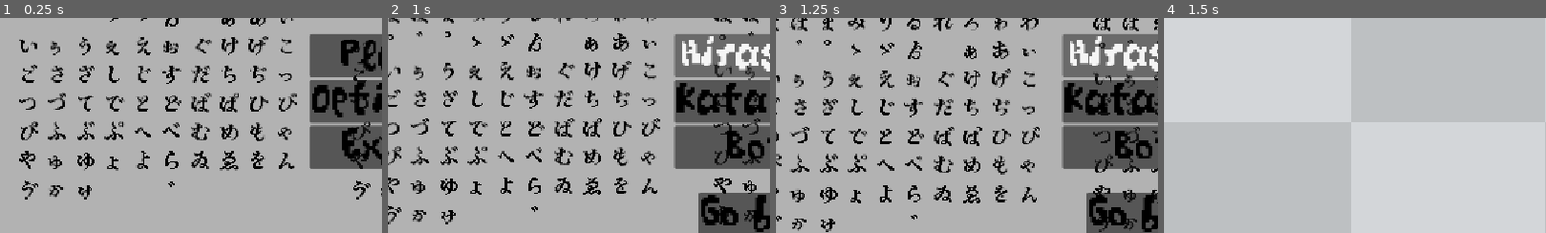
Above: before the commit, frames 1-4 (left to right).
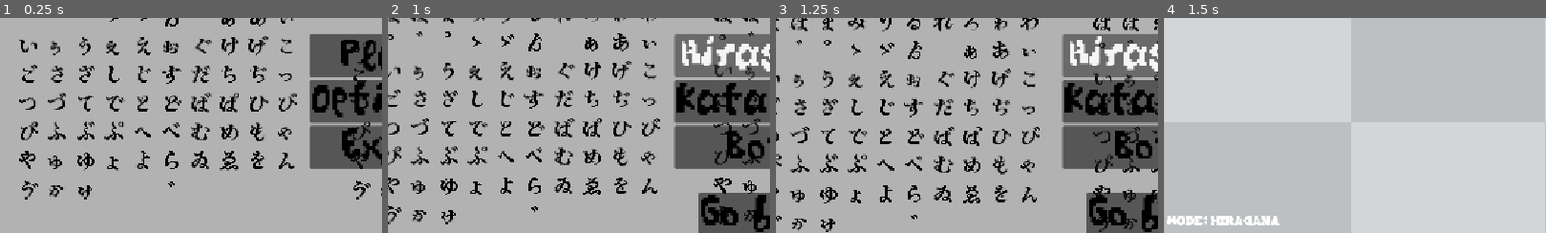
Above: after the commit, the same moments.

Repository: 6iovani/KanaGame
Game: Godot game, scene res://main_menu.tscn
Two runs of this game, one before a commit and one after it. Both use one fixed random seed, a clock stepped at 60 frames per second and the inputs below.
Inputs:
- Up to frame 1 (0.25 s): no input
- Up to frame 2 (1 s): click "Play" at 0.5 s
- Up to frame 3 (1.25 s): no input
- Up to frame 4 (1.5 s): click "Hiragana" at 1.25 s
The pictures show only the part of the screen within x 0-50%, y 31-81%; the shares and areas given below are measured in that part.

Frames 1-3 are identical in both runs. In frame 4, 0.9% of the frame differs, in the area x 0-31%, y 92-97%.

Commit message:
just a in game display label  for the current mode

Diff:
--- a/Main.tscn
+++ b/Main.tscn
@@ -4,6 +4,7 @@
 [ext_resource type="PackedScene" uid="uid://dydy08duw2lhf" path="res://player.tscn" id="2_r0du0"]
 [ext_resource type="PackedScene" uid="uid://cjws5283tyejx" path="res://kana.tscn" id="3_r0du0"]
 [ext_resource type="PackedScene" uid="uid://cynljsuhqjjfo" path="res://kana_spawner.tscn" id="4_cm0pq"]
+[ext_resource type="FontFile" uid="uid://clbk3ugcplies" path="res://other assets/TomAndJerry.ttf" id="5_fos0i"]
 
 [sub_resource type="GDScript" id="GDScript_cm0pq"]
 script/source = "extends Node2D
@@ -21,6 +22,7 @@
 	player.press_enter.connect(_on_enter_pressed)
 	player.player_death.connect(_on_player_death)
 	print(\"selected mode: \", GameState.selected_mode)
+	$mode_display.text += GameState.selected_mode
 
 
 func _on_enter_pressed(input: String) -> void:
@@ -96,6 +98,17 @@
 wait_time = 8.0
 autostart = true
 
+[node name="mode_display" type="Label" parent="." unique_id=32774584]
+offset_left = 5.0
+offset_top = 464.0
+offset_right = 313.0
+offset_bottom = 543.0
+theme_override_fonts/font = ExtResource("5_fos0i")
+theme_override_font_sizes/font_size = 16
+text = "Mode: "
+vertical_alignment = 1
+autowrap_mode = 2
+
 [connection signal="timeout" from="difficulty_timer" to="." method="_on_difficulty_timer_timeout"]
 
 [editable path="kana_spawner"]
--- a/kana.gd
+++ b/kana.gd
@@ -44,7 +44,7 @@
 		kana_dicts = [hiragana]
 	elif GameState.selected_mode == "katakana":
 		kana_dicts.append(katakana)
-	elif GameState.selected_mode == "both":
+	elif GameState.selected_mode == "hiragana + katakana":
 		kana_dicts.append(hiragana)
 		kana_dicts.append(katakana)
 
--- a/main_menu.gd
+++ b/main_menu.gd
@@ -46,7 +46,7 @@
 	print("both button pressed")
 
 	mode_selected.emit("hiragana + katakana")
-	GameState.selected_mode = "both"
+	GameState.selected_mode = "hiragana + katakana"
 
 	get_tree().change_scene_to_file("res://Main.tscn")
 
